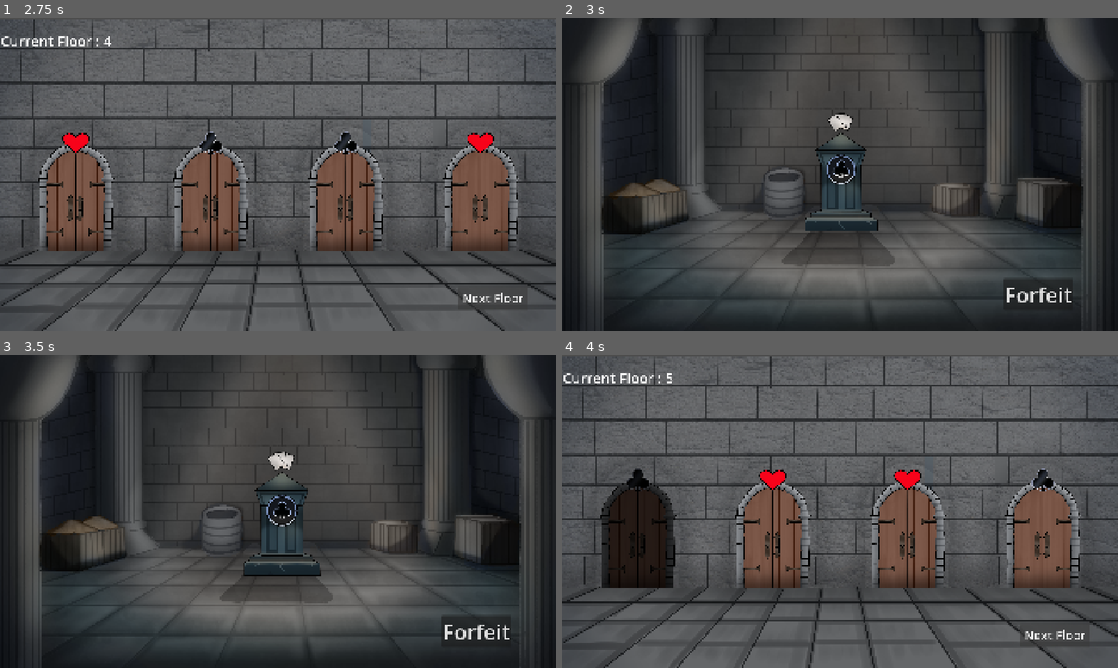
Above: before the commit, frames 1-4 (two rows, left to right).
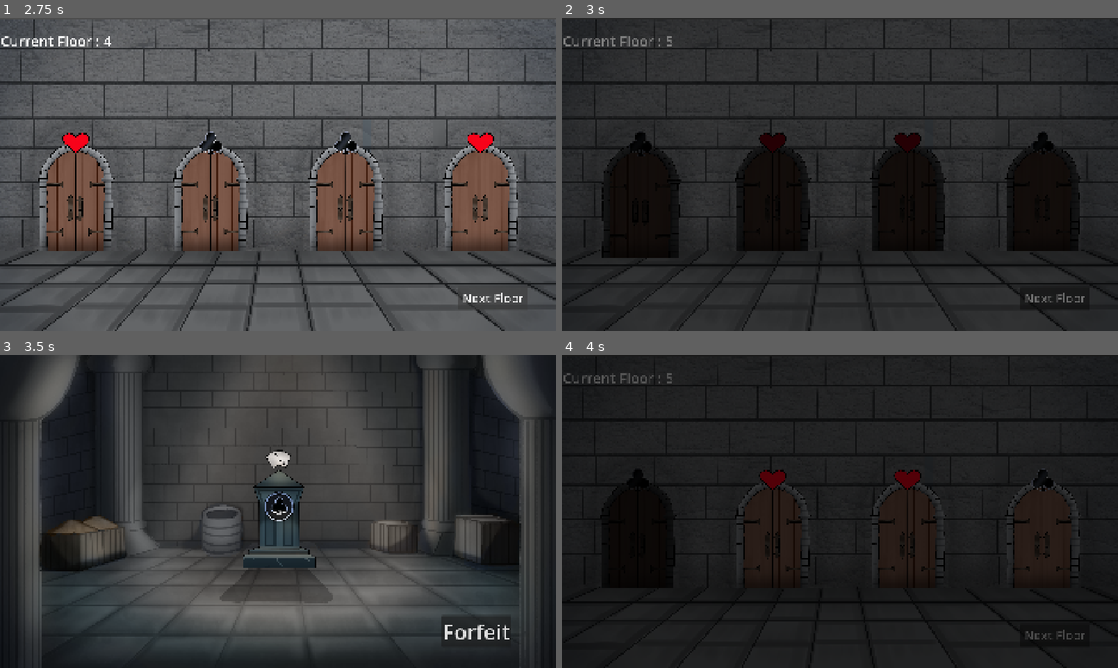
Above: after the commit, the same moments.

Repository: GanisAD/SCOUNDREL-COMPFEST-18-IGI
Game: Godot game, scene res://Scene/explore.tscn
The game is run twice, just before and just after one commit, with the same random seed, the same clock (stepped at 60 frames per second) and the same inputs.
Inputs (mouse positions are in pixels of both pictures, inside the frame that each line leads up to):
- Up to frame 1 (2.75 s): click "Next Floor" at 0.5 s; click "Next Floor" at 1.25 s; click "Next Floor" at 2 s
- Up to frame 2 (3 s): tap Enter at 2.75 s; drag from (578, 143) to (895, 105) at 2.77 s
- Up to frame 3 (3.5 s): no input
- Up to frame 4 (4 s): click "Forfeit" at 3.5 s

Frame 1 is identical in both runs. In frame 2, 47% of the frame differs, in the area x 0-100%, y 0-100%; in frame 3, 1.7%; in frame 4, 94%.

Commit message:
Added scene manager and it's integration to codebase

Diff:
--- /dev/null
+++ b/Scene/scene_manager.tscn
@@ -0,0 +1,42 @@
+[gd_scene format=3]
+
+[ext_resource type="Script" path="res://Script/Game_System/scene_manager.gd" id="1_scnmgr"]
+
+[sub_resource type="Animation" id="Animation_fade_to_black"]
+resource_name = "fade_to_black"
+length = 0.3
+tracks/0/type = "value"
+tracks/0/imported = false
+tracks/0/enabled = true
+tracks/0/path = NodePath("Overlay:color")
+tracks/0/interp = 1
+tracks/0/loop_wrap = true
+tracks/0/keys = {
+"times": PackedFloat32Array(0, 0.3),
+"transitions": PackedFloat32Array(1, 1),
+"update": 0,
+"values": [Color(0, 0, 0, 0), Color(0, 0, 0, 1)]
+}
+
+[sub_resource type="AnimationLibrary" id="AnimationLibrary_fade"]
+_data = {
+&"fade_to_black": SubResource("Animation_fade_to_black")
+}
+
+[node name="SceneManager" type="CanvasLayer"]
+layer = 128
+script = ExtResource("1_scnmgr")
+
+[node name="Overlay" type="ColorRect" parent="."]
+anchors_preset = 15
+anchor_right = 1.0
+anchor_bottom = 1.0
+grow_horizontal = 2
+grow_vertical = 2
+mouse_filter = 2
+color = Color(0, 0, 0, 0)
+
+[node name="AnimationPlayer" type="AnimationPlayer" parent="."]
+libraries = {
+&"": SubResource("AnimationLibrary_fade")
+}
--- a/Script/Exploration/room.gd
+++ b/Script/Exploration/room.gd
@@ -99,7 +99,7 @@
 	GameManager.return_to_dungeon_overworld()
 
 func _on_battle_confirmed(_data = null) -> void:
-	get_tree().change_scene_to_file("res://Scene/combat.tscn")
+	SceneManager.change_scene(SceneManager.SceneID.COMBAT)
 
 func _on_prompt_yes_confirmed(payload = null) -> void:
 	# Jika payload kosong, berarti dialog hanya notifikasi penolakan duplikat (tidak ada aksi)
--- a/Script/Game_System/game_manager.gd
+++ b/Script/Game_System/game_manager.gd
@@ -40,9 +40,9 @@
 		push_warning("GameManager: Enter room dipanggil tanpa RoomData!")
 		return
 
-	get_tree().change_scene_to_file("res://Scene/Components/room_event.tscn")
+	SceneManager.change_scene(SceneManager.SceneID.ROOM_EVENT)
 
 ## Dipanggil setelah pertempuran/event ruangan selesai untuk kembali ke pemilihan pintu
 func return_to_dungeon_overworld() -> void:
 	current_room_data = null
-	get_tree().change_scene_to_file("res://Scene/explore.tscn")
+	SceneManager.change_scene(SceneManager.SceneID.EXPLORE)
--- /dev/null
+++ b/Script/Game_System/scene_manager.gd
@@ -0,0 +1,114 @@
+# scene_manager.gd
+class_name SceneManagerNode
+extends CanvasLayer
+
+## SceneManager (Autoload: SceneManager)
+##
+## Pusat routing & transisi scene untuk ALTAR-52.
+## Menangani transisi visual (fade) dan mencegah hardcoded path di script gameplay.
+
+enum SceneID {
+	NONE,
+	EXPLORE,
+	ROOM_EVENT,
+	COMBAT,
+	# Siap diekspansi untuk alur game berikutnya
+	MAIN_MENU,
+	GAME_OVER,
+	VICTORY,
+}
+
+const SCENE_PATHS: Dictionary = {
+	SceneID.EXPLORE: "res://Scene/explore.tscn",
+	SceneID.ROOM_EVENT: "res://Scene/Components/room_event.tscn",
+	SceneID.COMBAT: "res://Scene/combat.tscn",
+}
+
+signal transition_started(target_scene: SceneID)
+signal scene_loaded(new_scene: SceneID)
+signal transition_finished(current_scene: SceneID)
+
+@onready var overlay: ColorRect = get_node_or_null("Overlay")
+@onready var anim_player: AnimationPlayer = get_node_or_null("AnimationPlayer")
+
+var current_scene_id: SceneID = SceneID.NONE
+var _is_transitioning: bool = false
+
+func _ready() -> void:
+	_ensure_nodes()
+	# Pastikan saat game mulai, overlay transparan dan tidak menangkap klik mouse
+	if overlay:
+		overlay.color = Color(0, 0, 0, 0)
+		overlay.mouse_filter = Control.MOUSE_FILTER_IGNORE
+
+func _ensure_nodes() -> void:
+	if overlay == null:
+		overlay = get_node_or_null("Overlay")
+	if anim_player == null:
+		anim_player = get_node_or_null("AnimationPlayer")
+
+## Memulai perpindahan ke scene target dengan animasi transisi
+func change_scene(target: SceneID, animation_name: String = "fade_to_black") -> void:
+	_ensure_nodes()
+	if _is_transitioning:
+		push_warning("SceneManager: Pergantian scene sedang berjalan, permintaan diabaikan.")
+		return
+
+	if not SCENE_PATHS.has(target):
+		push_error("SceneManager: SceneID %s tidak terdaftar di SCENE_PATHS!" % str(target))
+		return
+
+	var target_path: String = SCENE_PATHS[target]
+	_is_transitioning = true
+
+	# Blokir interaksi mouse pemain selama transisi
+	if overlay:
+		overlay.mouse_filter = Control.MOUSE_FILTER_STOP
+
+	transition_started.emit(target)
+
+	# 1. Mainkan animasi fade to black
+	if anim_player and anim_player.has_animation(animation_name):
+		anim_player.play(animation_name)
+		await anim_player.animation_finished
+	elif overlay:
+		# Fallback tween jika animasi tidak tersedia
+		var tween = create_tween()
+		tween.tween_property(overlay, "color:a", 1.0, 0.3)
+		await tween.finished
+
+	# 2. Ganti scene di SceneTree
+	var err = get_tree().change_scene_to_file(target_path)
+	if err != OK:
+		push_error("SceneManager: Gagal memuat scene di path %s (Error code: %d)" % [target_path, err])
+		_is_transitioning = false
+		if overlay:
+			overlay.mouse_filter = Control.MOUSE_FILTER_IGNORE
+		return
+
+	# 3. Tunggu satu frame agar node pada scene baru selesai _ready()
+	await get_tree().process_frame
+	current_scene_id = target
+	scene_loaded.emit(target)
+
+	# 4. Fade in (buka kembali layar)
+	if anim_player and anim_player.has_animation(animation_name):
+		anim_player.play_backwards(animation_name)
+		await anim_player.animation_finished
+	elif overlay:
+		var tween = create_tween()
+		tween.tween_property(overlay, "color:a", 0.0, 0.3)
+		await tween.finished
+
+	# 5. Buka kembali kuncian input
+	if overlay:
+		overlay.mouse_filter = Control.MOUSE_FILTER_IGNORE
+	_is_transitioning = false
+	transition_finished.emit(target)
+
+## Helper untuk mereload scene yang sedang aktif saat ini
+func reload_current_scene(animation_name: String = "fade_to_black") -> void:
+	if current_scene_id != SceneID.NONE:
+		change_scene(current_scene_id, animation_name)
+	else:
+		get_tree().reload_current_scene()
--- a/project.godot
+++ b/project.godot
@@ -20,6 +20,7 @@
 GameManager="*uid://ci4rstpxo42rx"
 Events="*uid://4wbw7vl7kc54"
 PlayerHandler="*uid://cirj7q3jgxcu2"
+SceneManager="*res://Scene/scene_manager.tscn"
 
 [display]
 
Not shown, added: Script/Game_System/scene_manager.gd.uid
Not shown, changed: docs/README.md
